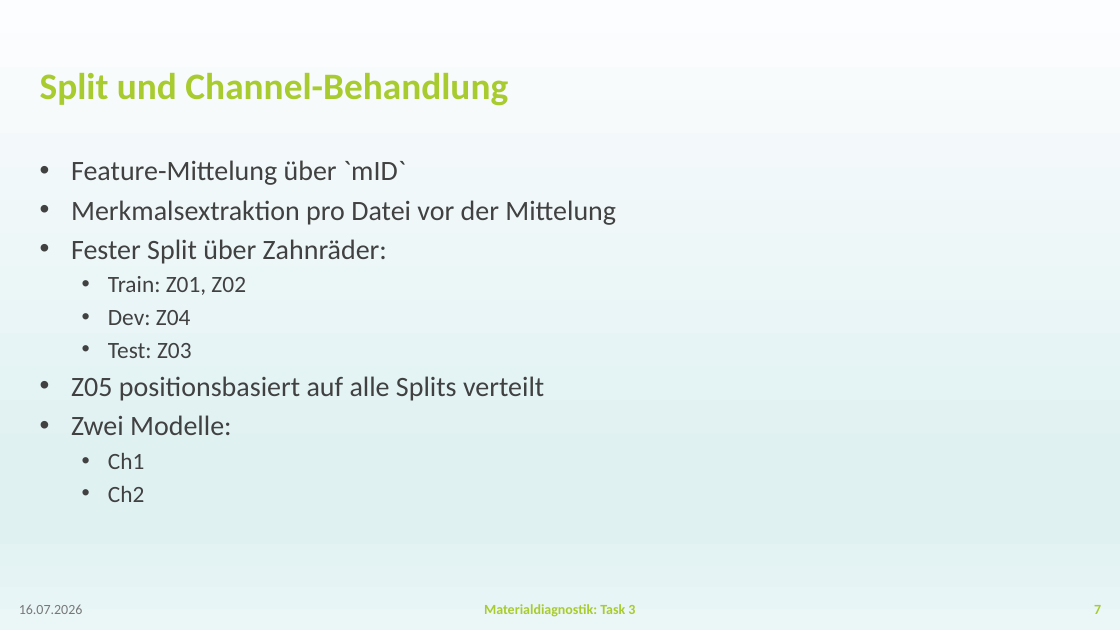
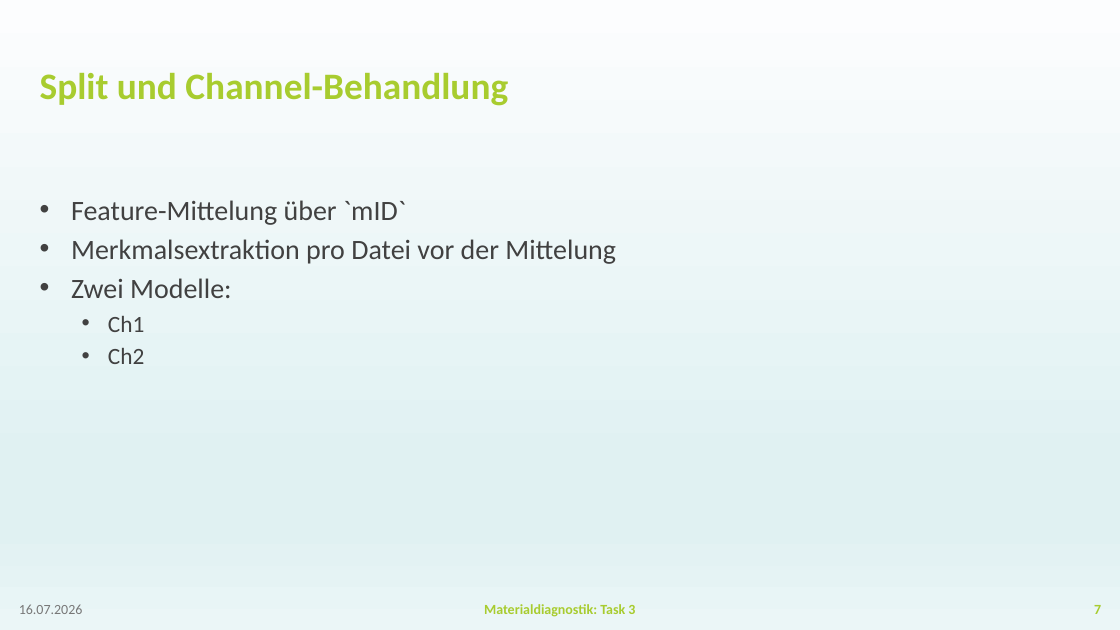
Before and after one commit to BGielczynski/AI_diagnostics, a slide deck: slide 7 of Task_3/Task3Powerpoint.pptx. Drawn at 1120x630 pixels with LibreOffice and Linux fonts; fonts in the diff are those of the drawing; background and template pictures are left out. Boxes give left, top, right and bottom in pixels: in the first picture for what was removed or moved away, otherwise in the second. Text is boxed around its words. In the diff, an @@ line names an element or a change of style, - is before the commit and + after.

```diff
--- a/Task_3/Task3Powerpoint.pptx
+++ b/Task_3/Task3Powerpoint.pptx
@@ text at (71,239,544,401): paragraphs removed @@
-• Fester Split über Zahnräder:
-  • Train: Z01, Z02
-  • Dev: Z04
-  • Test: Z03
-• Z05 positionsbasiert auf alle Splits verteilt
```
